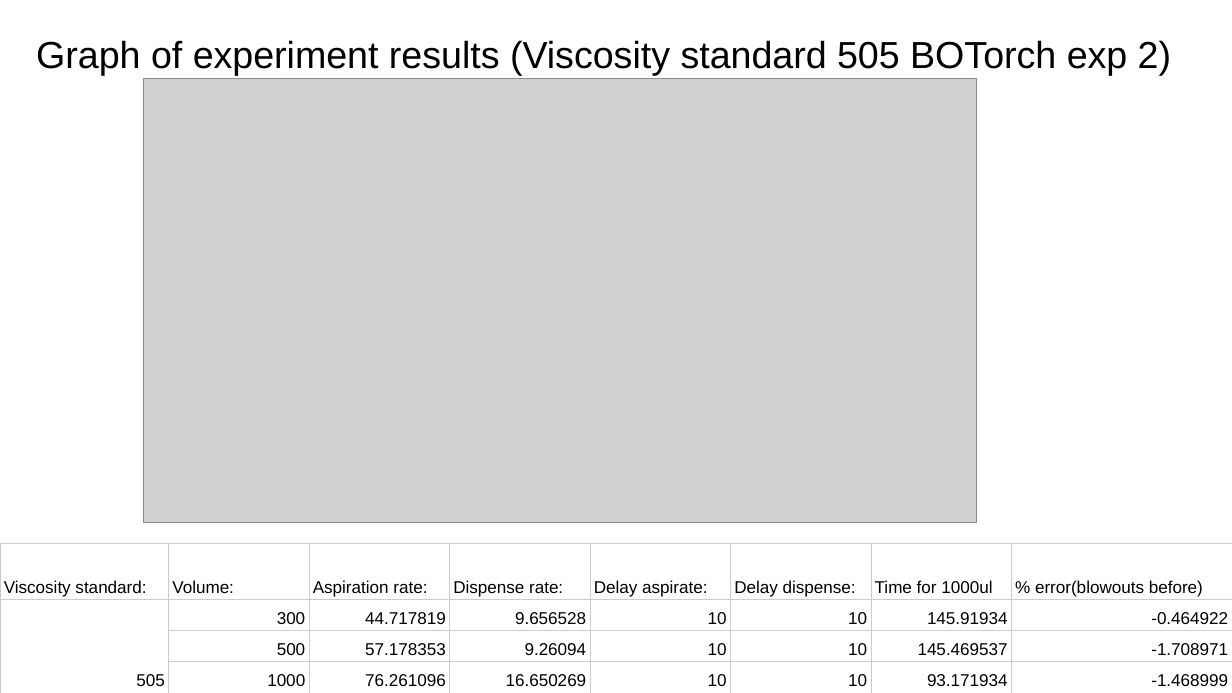
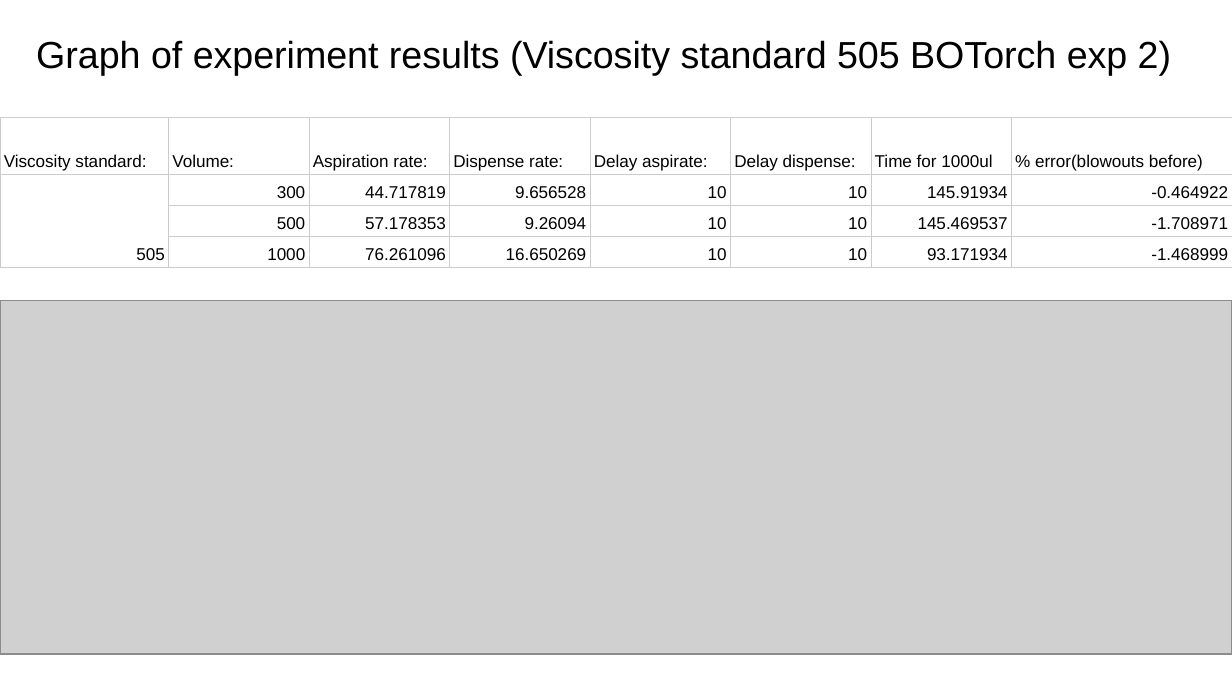
Before and after one commit to Quijanove/viscosity_liquid_transfer_Pablo, a slide deck: slide 14 of Sartorious_experiments/Finalised_Data/Sartorious Experiments Summary Statistics.pptx (slide 13 before the commit). Drawn at 1232x693 pixels with LibreOffice and Linux fonts; fonts in the diff are those of the drawing; grey boxes stand for pictures. Boxes give left, top, right and bottom in pixels: in the first picture for what was removed or moved away, otherwise in the second. Text is boxed around its words. In the diff, an @@ line names an element or a change of style, - is before the commit and + after.

Commit message:
updated graphs and graph code + updated summary stats

```diff
--- a/Sartorious_experiments/Finalised_Data/Sartorious Experiments Summary Statistics.pptx
+++ b/Sartorious_experiments/Finalised_Data/Sartorious Experiments Summary Statistics.pptx
@@ picture removed at bbox=[144, 79, 977, 522] @@
@@ table: place and size @@
-table at bbox=[0, 543, 1232, 693]
+table at bbox=[0, 117, 1232, 521]
@@ picture added at bbox=[0, 301, 1232, 654] @@
```
Also in this commit, not shown: 10 other slides changed, 6 slides added, 2 slides removed, 6 other files.
